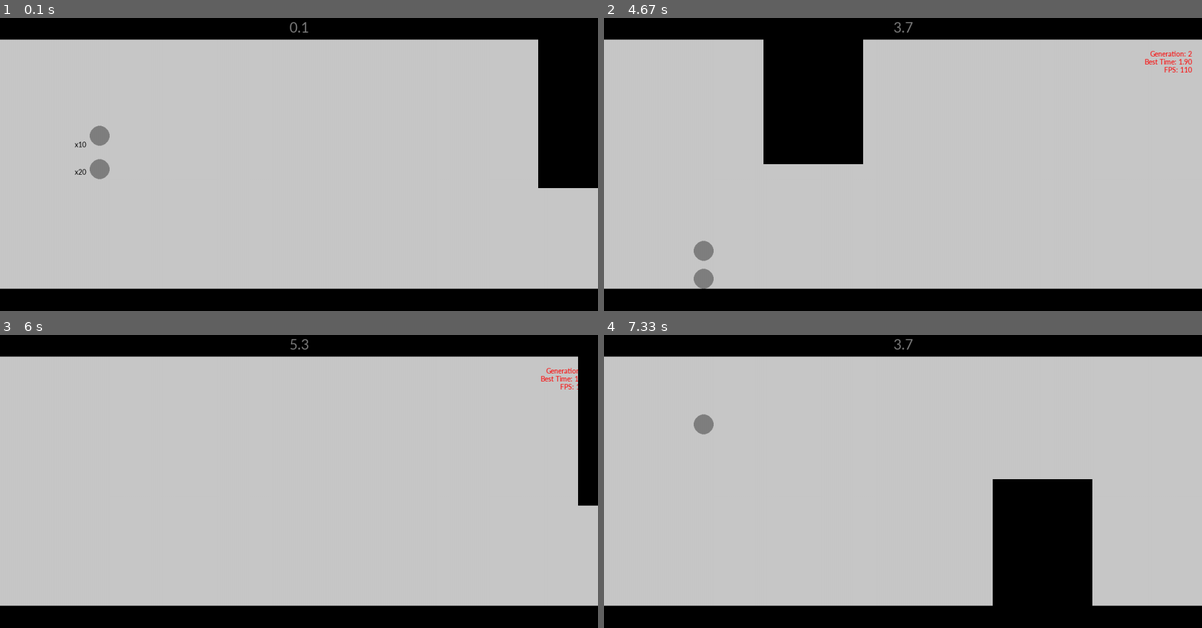
Above: before the commit, frames 1-4 (two rows, left to right).
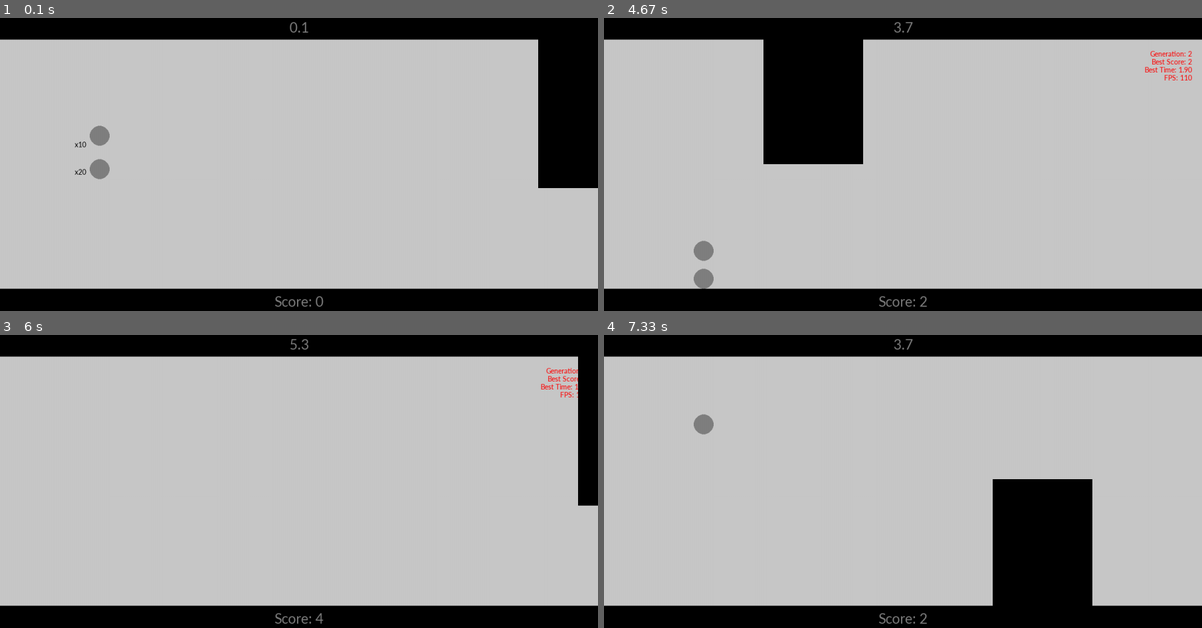
Above: after the commit, the same moments.

Repository: philmuri/GA-project
Game: pygame game, started from main.py
The game is run twice, just before and just after one commit, with the same random seed, the same clock (stepped at 60 frames per second) and the same inputs.
Inputs:
- Up to frame 1 (0.1 s): no input
- Up to frame 2 (4.67 s): tap Space at 0.33 s; tap E at 0.67, 1.67, 2.57, 2.87, 3.07, 3.37, 3.57, 3.87, 4.13, 4.47 s; tap Enter at 1 s; tap I at 1.33, 4.55 s
- Up to frame 3 (6 s): tap E at 4.77, 4.9 s; tap Space at 5.9 s
- Up to frame 4 (7.33 s): tap E at 7.2 s; tap I at 7.28 s

The runs differ from the first frame. In frame 1, 0.1% of the frame differs, in the area x 46-55%, y 94-99%; in frame 2, 0.3%, in the area x 46-99%, y 13-99%; in frame 3, 0.3%; in frame 4, 0.1%.

Commit message:
feat: added score display

Diff:
--- a/main.py
+++ b/main.py
@@ -28,6 +28,7 @@
 fontLarge = pg.font.SysFont(c.FONT_TYPE, c.FONT_SIZE * 2)
 info_text = {
     'Generation': 1,
+    'Best Score': 0,
     'Best Time': 0,
     'FPS': game_fps,
 }
@@ -37,11 +38,13 @@
     'generation': [],
     'weights_input': [],
     'weights_hidden': [],
-    'time_alive': []
+    'time_alive': [],
+    'highscore': []
 }
 best_overall_time = 0
 best_overall_iw = None
 best_overall_hw = None
+overall_highscore = 0
 # - AI Variables -
 population: List[Player] = []
 dead_players = []
@@ -106,9 +109,14 @@
 
 
 def render_timer(screen, generation_clock: float) -> None:
-    font = pg.font.SysFont(c.FONT_TYPE, c.FONT_SIZE * 2)
-    text = font.render(f"{generation_clock:.1f}", True, c.FONT_COLOR)
+    text = fontLarge.render(f"{generation_clock:.1f}", True, c.FONT_COLOR)
     screen.blit(text, text.get_rect(center=(c.WIDTH//2, c.BASE_HEIGHT//2)))
+
+
+def render_score(screen, score: int) -> None:
+    text = fontLarge.render(f"Score: {score}", True, c.FONT_COLOR)
+    screen.blit(text, text.get_rect(
+        center=(c.WIDTH//2, c.HEIGHT - c.BASE_HEIGHT//2)))
 
 
 def render_info_text(screen, info: Dict) -> None:
@@ -170,11 +178,15 @@
             # - Draw Background Elements + Render Text -
             draw(screen)
             render_timer(screen, generation_clock=generation_clock)
+            render_score(screen, score=obstacle.score)
             if info_toggle:
                 render_info_text(screen, info=info_text)
 
             # - Update and Draw Players + Obstacle -
             obstacle.update()
+            if obstacle.score > overall_highscore:
+                info_text['Best Score'] = obstacle.score
+
             if c.is_AI:
                 display_overlaps(screen, population=population, min_overlaps=2)
                 for _ in population:
@@ -221,12 +233,14 @@
         best_players['weights_hidden'].append(
             copy.deepcopy(best_player.weights_hidden))
         best_players['time_alive'].append(best_player.time_alive)
+        best_players['highscore'].append(obstacle.score)
 
         best_overall_index = best_players['time_alive'].index(
             max(best_players['time_alive']))
         best_overall_time = best_players['time_alive'][best_overall_index]
         best_overall_iw = best_players['weights_input'][best_overall_index]
         best_overall_hw = best_players['weights_hidden'][best_overall_index]
+        overall_highscore = max(best_players['highscore'])
 
         # NOTE: With current implementation of reset(), it must be called
         # BEFORE assigning new weights to population
@@ -272,6 +286,7 @@
         dead_players = []
         generation_clock = 0.0
         generation += 1
+        obstacle.score = 0
 
         info_text['Generation'] = generation
         info_text['Best Time'] = best_overall_time
@@ -284,10 +299,8 @@
 List of things to add:
 - (4) Storing dictionairy data as .csv before quitting game
 - (3!) User-mode and AI-mode toggle (through command line for now; later add UI)
-- (1*) FPS speed-up and slow-down on button presses
 - (2*) Remove jump_power as a gene? Try it
 - (6!) Make game even more challenging, e.g. by adding door keys that need to be collected before player can pass through obstacle slit
-- (0) Finish the text-info display
 - (5) Global cooldown on jumping to make game harder
 
 (!): Challenging
--- a/obstacle.py
+++ b/obstacle.py
@@ -5,6 +5,8 @@
 
 
 class Obstacle():
+    score: int = 0
+
     def __init__(self) -> None:
         self.category = random.choice(['bottom', 'top'])
         self.width = OBSTACLE_WIDTH
@@ -26,5 +28,6 @@
 
     def update(self) -> None:
         if self.x + self.width <= 0:
+            self.score += 1
             self.__init__()  # bad practice, but works
         self.x -= OBSTACLE_SPEED
